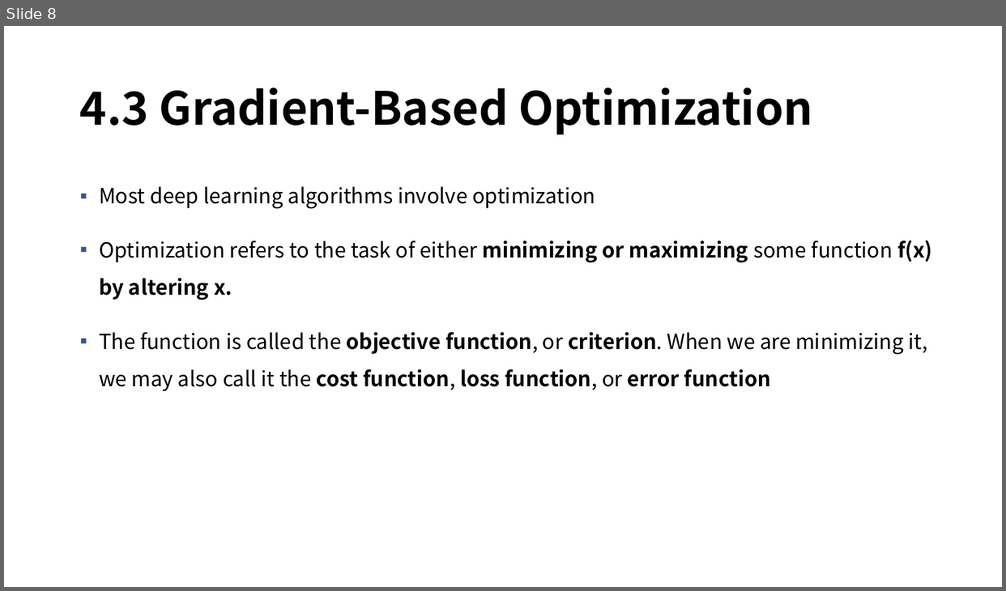
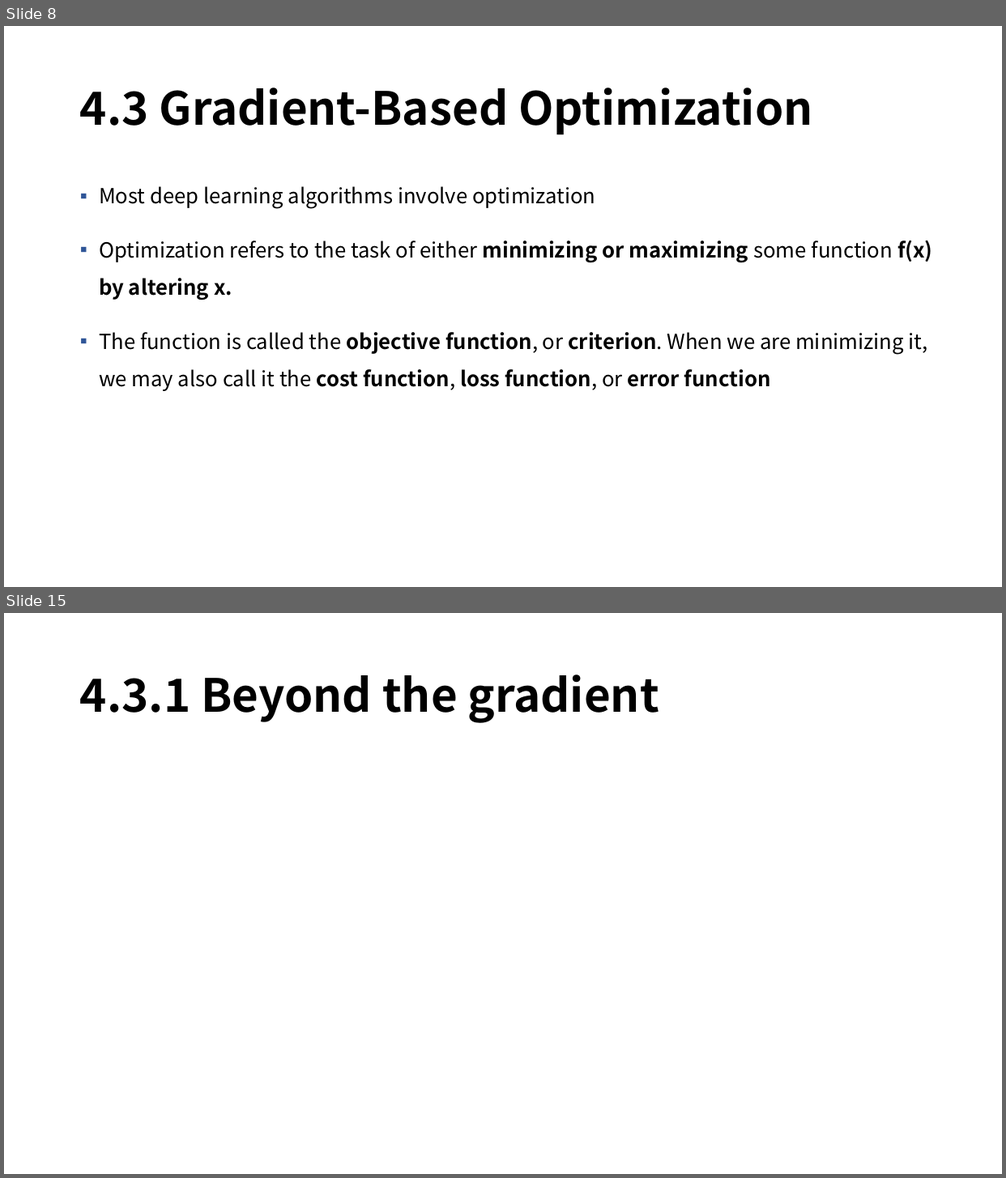
Before and after one commit to mmvv11/GraduateStudies, a slide deck: DeepLearningStudy/4. 수치해석.pptx. Shown one above the other, each under a label of ours: slide 8 before the commit, slides 8 and 15 after it; the slides between them are not shown. The pictures are 1006x591 and 1006x1178 pixels, drawn with LibreOffice and Linux fonts; fonts in the diff are those of the drawing; background and template pictures are left out. Boxes give left, top, right and bottom in pixels: in the first picture for what was removed or moved away, otherwise in the second. Text is boxed around its words. In the diff, an @@ line names an element or a change of style, - is before the commit and + after.

```diff
--- a/DeepLearningStudy/4. 수치해석.pptx
+++ b/DeepLearningStudy/4. 수치해석.pptx
@@ slide 15 added at (4,613,1002,1174), background picture (left out) @@
@@ title added at (80,675,659,723), 44 pt, text #000000, bold @@
+4.3.1 Beyond the gradient
```
Also in this commit, not shown: 3 slides changed, 6 other slides added, 30 other files.
